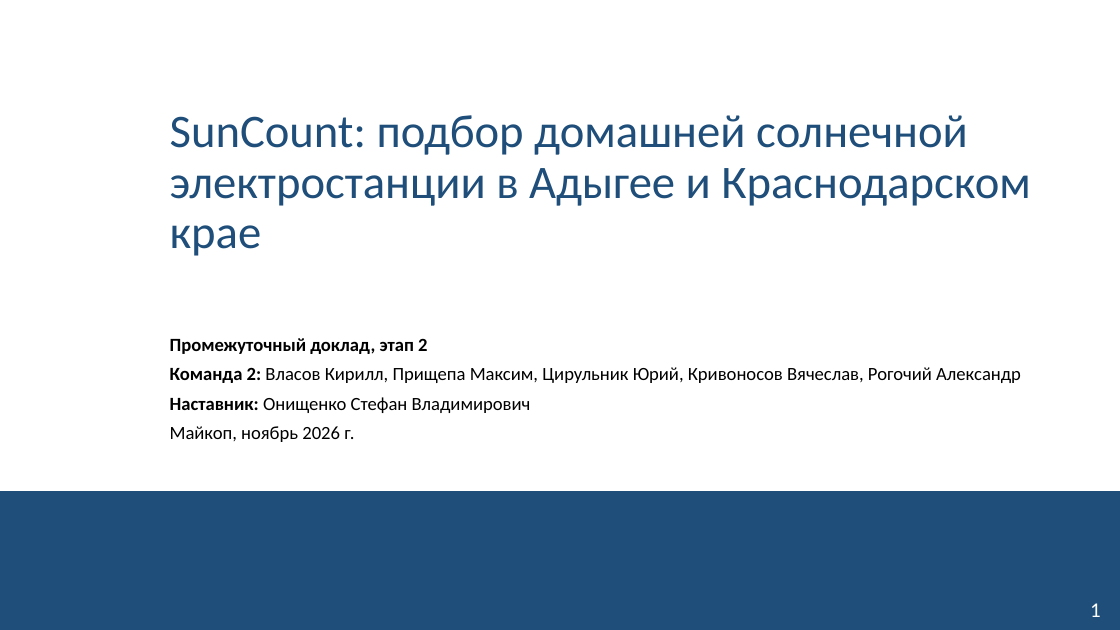
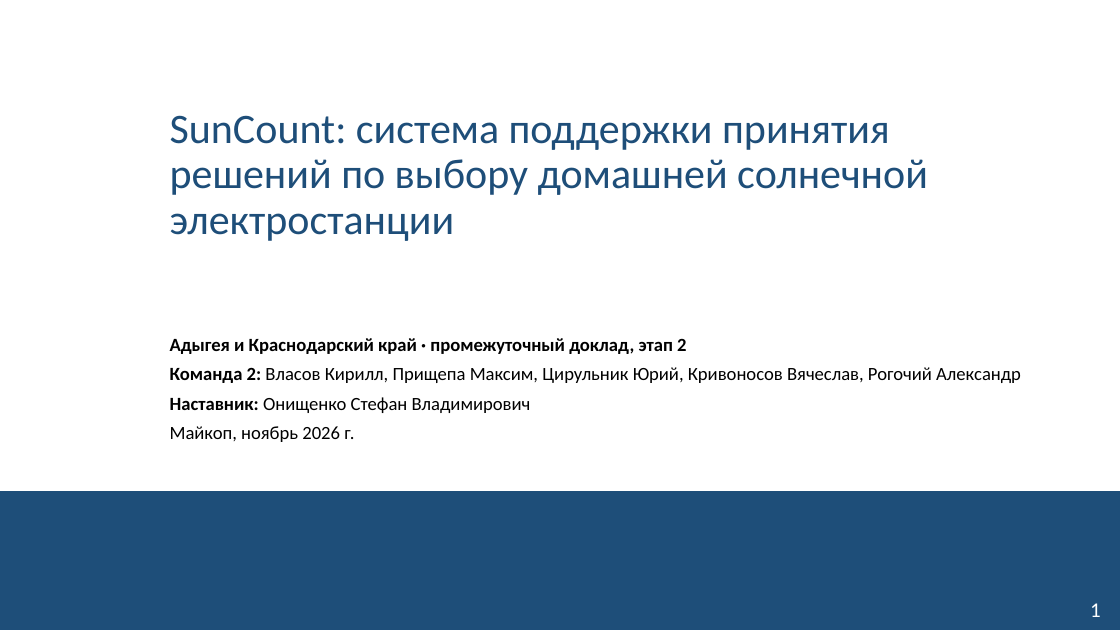
Before and after one commit to NeK0ban/SunCount, a slide deck: slide 1 of reports/SunCount_interim_talk.pptx. Drawn at 1120x630 pixels with LibreOffice and Linux fonts; fonts in the diff are those of the drawing; background and template pictures are left out. Boxes give left, top, right and bottom in pixels: in the first picture for what was removed or moved away, otherwise in the second. Text is boxed around its words. In the diff, an @@ line names an element or a change of style, - is before the commit and + after.

```diff
--- a/reports/SunCount_interim_talk.pptx
+++ b/reports/SunCount_interim_talk.pptx
@@ title at bbox=[170, 115, 928, 241]: text changed; size 40 to 36 pt @@
-SunCount: подбор домашней солнечной электростанции в Адыгее и Краснодарском крае
+SunCount: система поддержки принятия решений по выбору домашней солнечной электростанции
@@ subtitle at bbox=[170, 338, 686, 354]: text changed @@
-Промежуточный доклад, этап 2
+Адыгея и Краснодарский край · промежуточный доклад, этап 2
```
Also in this commit, not shown: 5 other slides changed, 1 slide added, 2 slides removed, 9 other files.
